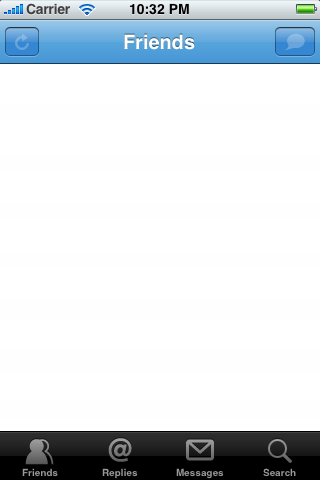
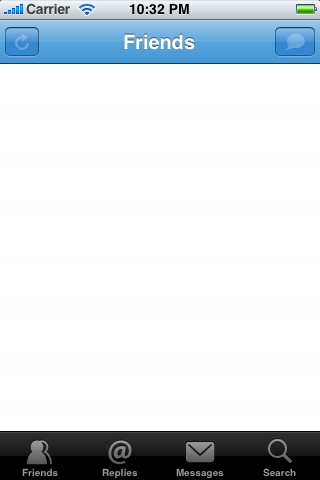
Layers edited between the first and the second (320, 480) image:
added layer "Layer 5" above "Layer 4" over 25, 437, 215, 465
